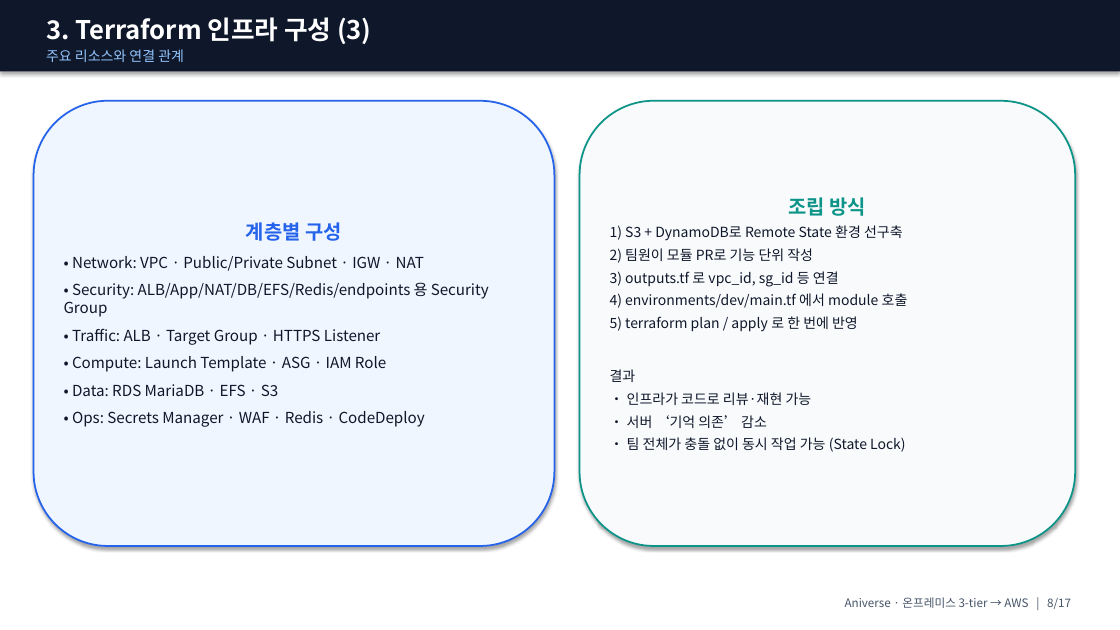
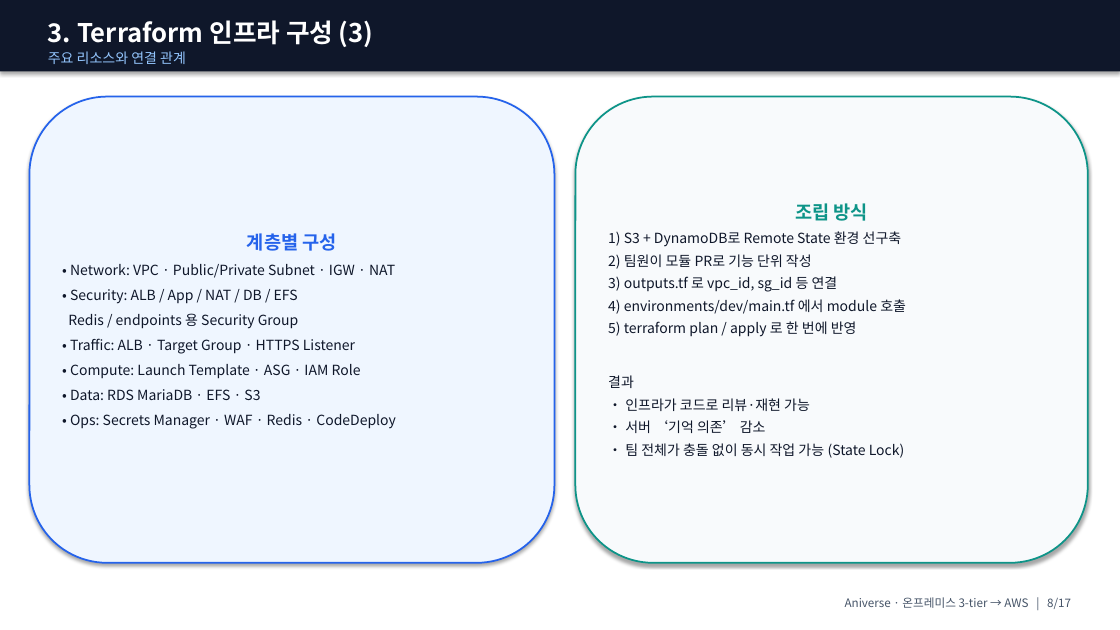
Before and after one commit to ho0215/anime-project-infra, a slide deck: slide 8 of docs/presentation/ppt/Aniverse_발표_강사용.pptx. Drawn at 1120x630 pixels with LibreOffice and Linux fonts; fonts in the diff are those of the drawing. Boxes give left, top, right and bottom in pixels: in the first picture for what was removed or moved away, otherwise in the second. Text is boxed around its words. In the diff, an @@ line names an element or a change of style, - is before the commit and + after.

```diff
--- a/docs/presentation/ppt/Aniverse_발표_강사용.pptx
+++ b/docs/presentation/ppt/Aniverse_발표_강사용.pptx
@@ rounded rectangle "계층별 구성": place and size @@
-rounded rectangle "계층별 구성" at [34,101,555,546]
+rounded rectangle "계층별 구성" at [29,97,555,563]
@@ rounded rectangle "조립 방식": place and size @@
-rounded rectangle "조립 방식" at [580,101,1075,546]
+rounded rectangle "조립 방식" at [576,97,1088,563]
@@ text in rounded rectangle at [795,203,868,221]: size 17 to 16 pt in "조립 방식" @@
@@ text in rounded rectangle at [70,233,396,429]: size 17 to 16 pt in "계층별 구성"; size 13 to 12 pt in "• Network: VPC · Public/Private Subnet · ...", "• Traffic: ALB · Target Group · ...", "• Compute: Launch Template · ASG · ...", "• Data: RDS MariaDB · EFS · ..." and 1 more places; less space between paragraphs @@
@@ text in rounded rectangle at [68,289,299,329]: text changed; size 13 to 12 pt @@
-• Security: ALB/App/NAT/DB/EFS/Redis/endpoints 용 Security Group
+• Security: ALB / App / NAT / DB / EFS
+Redis / endpoints 용 Security Group
```
Also in this commit, not shown: 11 other slides changed, 2 other files.
